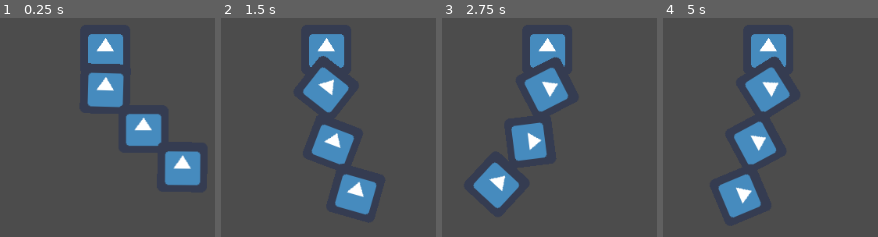
Above: before the commit, frames 1-4 (left to right).
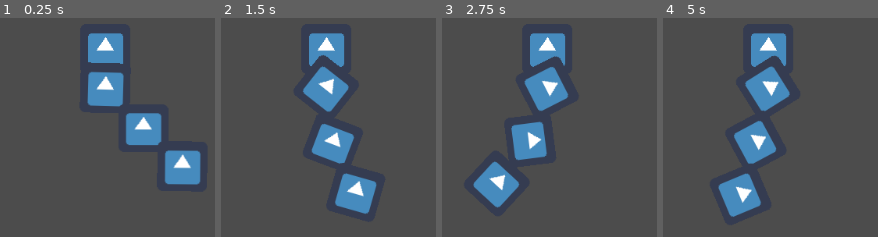
Above: after the commit, the same moments.

Repository: lorayeeunkoo/TrashedInSpace
Game: Godot game, scene res://assets/objects/Chain.tscn
The game is run twice, just before and just after one commit, with the same random seed, the same clock (stepped at 60 frames per second) and the same inputs. The engine's default icon, where the game draws it, is replaced by a stand-in: a white triangle on a blue panel in a dark square.
Inputs (mouse positions are in pixels of both pictures, inside the frame that each line leads up to):
- Up to frame 1 (0.25 s): no input
- Up to frame 2 (1.5 s): move the mouse to (outside the picture) at 0.52 s; click (outside the picture) at 0.67 s; move the mouse to (410, 149) at 1.27 s; click (410, 149) at 1.42 s
- Up to frame 3 (2.75 s): move the mouse to (outside the picture) at 2.02 s; click (outside the picture) at 2.17 s
- Up to frame 4 (5 s): move the mouse to (outside the picture) at 2.77 s; click (outside the picture) at 2.92 s; move the mouse to (outside the picture) at 3.52 s; click (outside the picture) at 3.67 s; move the mouse to (772, 57) at 4.27 s; click (772, 57) at 4.42 s

The runs differ from the first frame. In frame 1, 1.3% of the frame differs, in the area x 40-94%, y 6-77%; in frame 2, 1.5%; in frame 3, 1.5%; in frame 4, 1.6%, in the area x 26-60%, y 6-92%.

Commit message:
Ball and Rope work indepently, but not when attached

Diff:
--- /dev/null
+++ b/assets/objects/Ball.gd
@@ -0,0 +1,16 @@
+extends KinematicBody2D
+
+var over = false
+
+func _process(delta):
+	if Input.is_mouse_button_pressed(BUTTON_LEFT) and over:
+		var mousePos = get_viewport().get_mouse_position()
+		position += mousePos - global_position
+
+func _on_Control_mouse_entered():
+	over = true
+	modulate = Color(0x0000ffff)
+
+func _on_Control_mouse_exited():
+	over = false
+	modulate = Color(0xffffffff)
--- /dev/null
+++ b/assets/objects/Ball.tscn
@@ -0,0 +1,51 @@
+[gd_scene load_steps=4 format=2]
+
+[ext_resource path="res://assets/objects/Ball.gd" type="Script" id=1]
+[ext_resource path="res://icon.png" type="Texture" id=2]
+
+[sub_resource type="CircleShape2D" id=1]
+
+custom_solver_bias = 0.0
+radius = 10.0
+
+[node name="Ball" type="KinematicBody2D" index="0"]
+
+position = Vector2( 0, 40 )
+input_pickable = false
+collision_layer = 2
+collision_mask = 2
+collision/safe_margin = 1.0
+script = ExtResource( 1 )
+_sections_unfolded = [ "Collision", "Material", "Pickable", "Transform", "Visibility", "collision" ]
+
+[node name="CollisionShape2D" type="CollisionShape2D" parent="." index="0"]
+
+shape = SubResource( 1 )
+disabled = true
+
+[node name="Sprite" type="Sprite" parent="CollisionShape2D" index="0"]
+
+texture = ExtResource( 2 )
+_sections_unfolded = [ "Material", "Transform", "Visibility" ]
+
+[node name="Control" type="Control" parent="CollisionShape2D/Sprite" index="0"]
+
+anchor_left = 0.0
+anchor_top = 0.0
+anchor_right = 0.0
+anchor_bottom = 0.0
+margin_left = -12.0
+margin_top = -12.0
+margin_right = 12.0
+margin_bottom = 12.0
+rect_pivot_offset = Vector2( 0, 0 )
+rect_clip_content = false
+mouse_filter = 0
+mouse_default_cursor_shape = 0
+size_flags_horizontal = 1
+size_flags_vertical = 1
+_sections_unfolded = [ "Rect" ]
+
+[connection signal="mouse_entered" from="CollisionShape2D/Sprite/Control" to="." method="_on_Control_mouse_entered"]
+
+[connection signal="mouse_exited" from="CollisionShape2D/Sprite/Control" to="." method="_on_Control_mouse_exited"]
--- a/assets/objects/Chain.tscn
+++ b/assets/objects/Chain.tscn
@@ -26,14 +26,14 @@
 radius = 10.0
 height = 20.0
 
-[node name="Chain" type="Node2D" index="0"]
+[node name="Chain" type="Node2D"]
 
+editor/display_folded = true
 position = Vector2( 200, 200 )
 _sections_unfolded = [ "Transform" ]
 
 [node name="Anchor" type="StaticBody2D" parent="." index="0"]
 
-position = Vector2( 0, 1 )
 input_pickable = false
 collision_layer = 1
 collision_mask = 1
@@ -83,7 +83,7 @@
 linear_damp = -1.0
 angular_velocity = 0.0
 angular_damp = -1.0
-_sections_unfolded = [ "Transform" ]
+_sections_unfolded = [ "Collision", "Transform" ]
 
 [node name="CollisionShape2D" type="CollisionShape2D" parent="Anchor/PinJoint2D/Link 1" index="0"]
 
--- /dev/null
+++ b/assets/objects/Link.tscn
@@ -0,0 +1,51 @@
+[gd_scene load_steps=3 format=2]
+
+[ext_resource path="res://assets/sprites/longRopeTest.png" type="Texture" id=1]
+
+[sub_resource type="CapsuleShape2D" id=1]
+
+custom_solver_bias = 0.0
+radius = 5.0
+height = 10.0
+
+[node name="Link" type="RigidBody2D"]
+
+position = Vector2( 0, 20 )
+input_pickable = false
+collision_layer = 1
+collision_mask = 1
+mode = 0
+mass = 1.0
+friction = 1.0
+bounce = 0.0
+gravity_scale = 1.0
+custom_integrator = false
+continuous_cd = 0
+contacts_reported = 0
+contact_monitor = false
+sleeping = false
+can_sleep = true
+linear_velocity = Vector2( 0, 0 )
+linear_damp = -1.0
+angular_velocity = 0.0
+angular_damp = -1.0
+_sections_unfolded = [ "Transform" ]
+
+[node name="CollisionShape2D" type="CollisionShape2D" parent="." index="0"]
+
+shape = SubResource( 1 )
+
+[node name="Joint" type="PinJoint2D" parent="CollisionShape2D" index="0"]
+
+position = Vector2( 0, 1 )
+node_a = NodePath("")
+node_b = NodePath("")
+bias = 0.9
+disable_collision = true
+softness = 0.1
+
+[node name="Sprite" type="Sprite" parent="CollisionShape2D/Joint" index="0"]
+
+position = Vector2( 0, -12 )
+texture = ExtResource( 1 )
+_sections_unfolded = [ "Transform" ]
--- /dev/null
+++ b/assets/objects/LongRope.gd
@@ -0,0 +1,37 @@
+extends Node2D
+
+var PIECE = preload("res://assets/objects/Link.tscn")
+var BALL = preload("res://assets/objects/Ball.tscn")
+
+export (int) var pieces = 10
+# class member variables go here, for example:
+# var a = 2
+# var b = "textvar"
+
+func _ready():
+	# Called when the node is added to the scene for the first time.
+	# Initialization here
+	var parent = $Anchor
+	for i in range (pieces):
+		parent = addPiece(parent)
+	parent = addBall(parent)
+
+func addPiece(parent):
+	var joint = parent.get_node("CollisionShape2D/Joint")
+	var piece = PIECE.instance()
+	joint.add_child(piece)
+	joint.node_a = parent.get_path()
+	joint.node_b = piece.get_path()
+	return piece
+
+func addBall(parent):
+	var joint = parent.get_node("CollisionShape2D/Joint")
+	var piece = BALL.instance()
+	joint.add_child(piece)
+	joint.node_a = parent.get_path()
+	joint.node_b = piece.get_path()
+	return piece
+#func _process(delta):
+#	# Called every frame. Delta is time since last frame.
+#	# Update game logic here.
+#	pass
--- /dev/null
+++ b/assets/objects/LongRope.tscn
@@ -0,0 +1,45 @@
+[gd_scene load_steps=4 format=2]
+
+[ext_resource path="res://assets/objects/LongRope.gd" type="Script" id=1]
+[ext_resource path="res://icon.png" type="Texture" id=2]
+
+[sub_resource type="CircleShape2D" id=1]
+
+custom_solver_bias = 0.0
+radius = 10.0
+
+[node name="LongRope" type="Node2D"]
+
+position = Vector2( 500, 350 )
+script = ExtResource( 1 )
+_sections_unfolded = [ "Transform" ]
+pieces = 10
+
+[node name="Sprite" type="Sprite" parent="." index="0"]
+
+texture = ExtResource( 2 )
+
+[node name="Anchor" type="StaticBody2D" parent="." index="1"]
+
+input_pickable = false
+collision_layer = 1
+collision_mask = 1
+constant_linear_velocity = Vector2( 0, 0 )
+constant_angular_velocity = 0.0
+friction = 1.0
+bounce = 0.0
+_sections_unfolded = [ "Transform" ]
+
+[node name="CollisionShape2D" type="CollisionShape2D" parent="Anchor" index="0"]
+
+shape = SubResource( 1 )
+_sections_unfolded = [ "Material", "Transform", "Z Index" ]
+
+[node name="Joint" type="PinJoint2D" parent="Anchor/CollisionShape2D" index="0"]
+
+node_a = NodePath("")
+node_b = NodePath("")
+bias = 0.0
+disable_collision = true
+softness = 0.0
+_sections_unfolded = [ "Transform" ]
Binary file added: assets/sprites/longRopeTest.png
Not shown, added: assets/sprites/longRopeTest.png.import
Binary file added: assets/sprites/shortRopeTest.png
Not shown, added: assets/sprites/shortRopeTest.png.import
